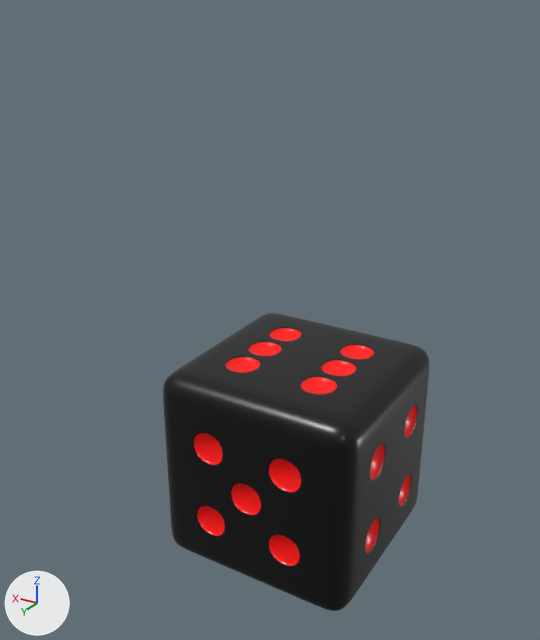
One commit to the Blender file dice.blend: the scene before it, then after it.
Camera for both pictures: a camera (50 mm lens) standing at (-3.05, 5.66, 5.15) and looking at (0.63, -0.48, 2.08). The axes (+X, +Y, +Z) are drawn at lower left. The lights are the same throughout.

The scene before the commit, as lines of its bpy script (objects in view):
```python
me_cube_002 = bpy.data.meshes.new('Cube.002')
me_cube_002.from_pydata(...)  # 740 vertices, 738 faces; spans x -1.0..1.0, y -1.0..1.0, z -1.0..1.0
me_cube_002.polygons.foreach_set('use_smooth', [True] * 738)
# faces by material slot: [189, 549]
me_cube_002.materials.append(mat_red)  # red #ff0300
me_cube_002.materials.append(mat_black)  # black #000000
ob_cube = bpy.data.objects.new('Cube', me_cube_002)
ob_cube.location = (0.0, 0.0, 1.0)
_m = ob_cube.modifiers.new('Subdivision', 'SUBSURF')
_m.levels = 3
_m.render_levels = 3
```
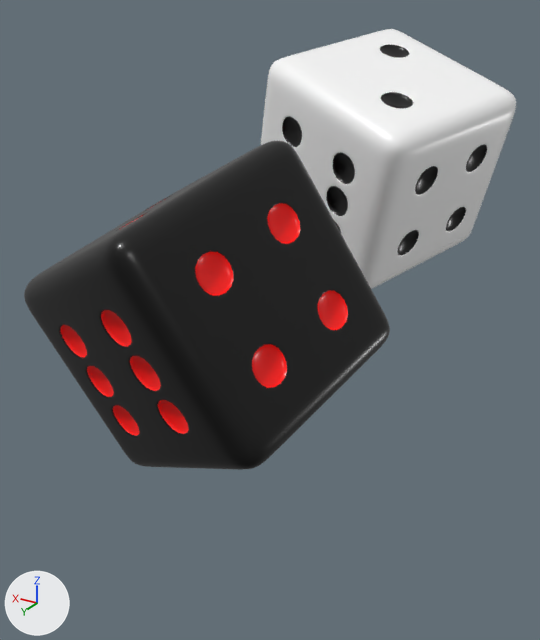
Edits to the bpy script that builds the scene:
```text
Add mat_white:
    mat_white = principled_material('white')
    mat_white.base_color = (1.0, 1.0, 1.0)  # white #ffffff
    mat_white.roughness = 0.3
Add me_cube_001:
    me_cube_001.from_pydata(...)  # 740 vertices, 738 faces; spans x -1.0..1.0, y -1.0..1.0, z -1.0..1.0
    me_cube_001.polygons.foreach_set('use_smooth', [True] * 738)
    # faces by material slot: [189, 549]
    me_cube_001.materials.append(mat_black)  # black #000000
    me_cube_001.materials.append(mat_white)  # white #ffffff
Change ob_cube:
    ob_cube.location: (0.0, 0.0, 1.0) -> (0.49, 0.81, 2.65)
    ob_cube.rotation_euler: (0.0, 0.0, 0.0) -> (-1.859, 0.455, -0.303)  # degrees (0, 0, 0) -> degrees (-107, 26, -17)
Add ob_white_dice:
    ob_white_dice = bpy.data.objects.new('white_dice', me_cube_001)
    ob_white_dice.location = (0.32, -2.3, 3.49)
    ob_white_dice.rotation_euler = (-1.736, -0.346, -0.296)  # degrees (-99, -20, -17)
    _m = ob_white_dice.modifiers.new('Subdivision', 'SUBSURF')
    _m.levels = 3
    _m.render_levels = 3
```

Changed parts and their boxes [x1, y1, x2, y2] in the pictures (540 x 640 px):
'Cube', moved, turned
    before: [163, 313, 429, 611]
    after: [24, 141, 390, 470]
'white_dice', added
    after: [260, 29, 516, 289]
    faces in mat_white (white #ffffff): [260, 29, 516, 289]
    faces in mat_black (black #000000): [282, 44, 487, 255]
